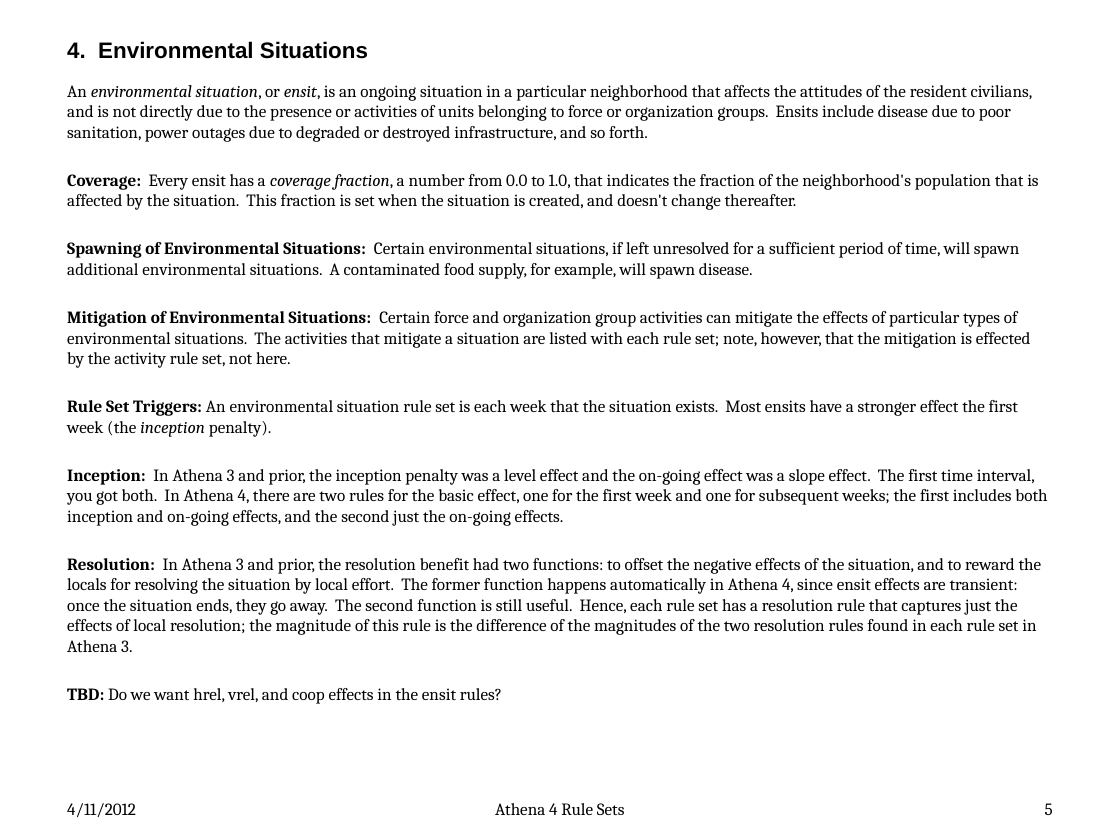
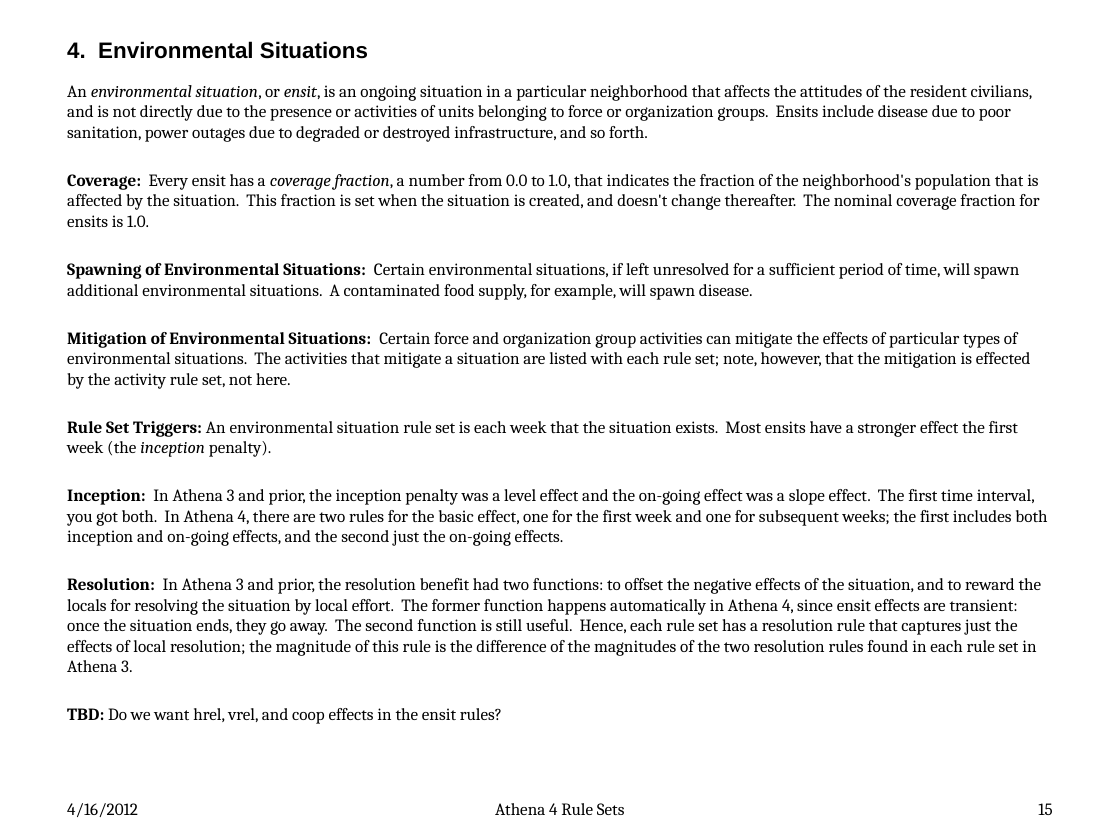
Before and after one commit to AthenaModel/athena-legacy, a slide deck: slide 15 of docs/dev/rules.pptx (slide 5 before the commit). Drawn at 1120x840 pixels with LibreOffice and Linux fonts; fonts in the diff are those of the drawing. Boxes give left, top, right and bottom in pixels: in the first picture for what was removed or moved away, otherwise in the second. Text is boxed around its words. In the diff, an @@ line names an element or a change of style, - is before the commit and + after.

```diff
--- a/docs/dev/rules.pptx
+++ b/docs/dev/rules.pptx
@@ text at (x1=67, y1=174, x2=1039, y2=227): text changed @@
-Coverage: Every ensit has a coverage fraction, a number from 0.0 to 1.0, that indicates the fraction of the neighborhood's population that is affected by the situation. This fraction is set when the situation is created, and doesn't change thereafter.
+Coverage: Every ensit has a coverage fraction, a number from 0.0 to 1.0, that indicates the fraction of the neighborhood's population that is affected by the situation. This fraction is set when the situation is created, and doesn't change thereafter. The nominal coverage fraction for ensits is 1.0.
@@ text at (x1=67, y1=803, x2=138, y2=817): text changed @@
-4/11/2012
+4/16/2012
@@ page number at (x1=1038, y1=803, x2=1052, y2=815): text changed @@
-5
+15
```
Also in this commit, not shown: 66 other slides changed, 10 slides added.
